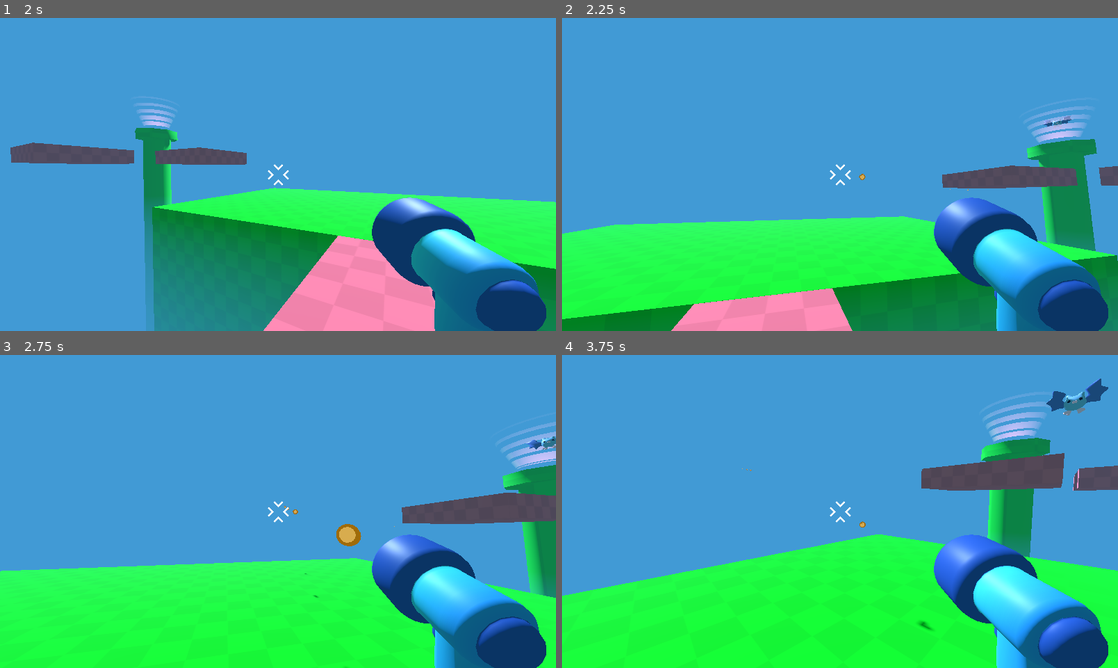
Above: before the commit, frames 1-4 (two rows, left to right).
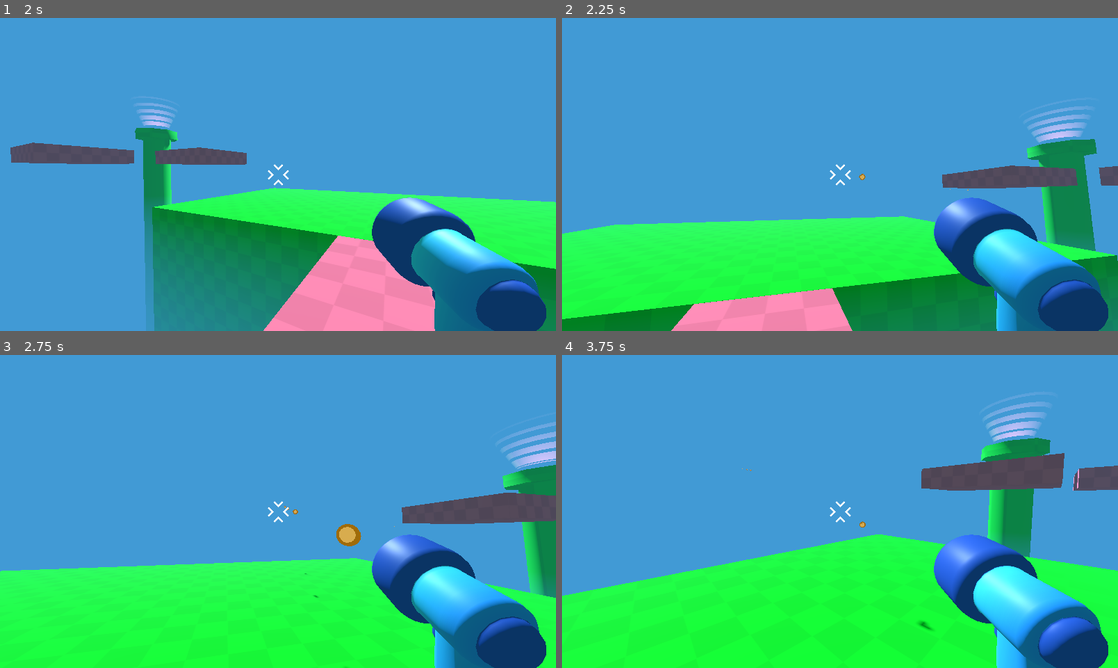
Above: after the commit, the same moments.

Repository: johnf008/Real3DGame
Game: Godot game, scene res://Game.tscn
The game is run twice, just before and just after one commit, with the same random seed, the same clock (stepped at 60 frames per second) and the same inputs.
Inputs (mouse positions are in pixels of both pictures, inside the frame that each line leads up to):
- Up to frame 1 (2 s): tap Enter at 0.5 s; move the mouse to (305, 174) at 0.52 s; press the mouse at (305, 174) at 0.53 s; hold W (move_forward) from 0.53 s (still down); tap Space (jump) at 0.77, 1.52 s; move the mouse to (250, 174) at 1.27 s; release the mouse at (250, 174) at 1.28 s; tap Shift (sprint) at 1.35 s
- Up to frame 2 (2.25 s): keep holding W (move_forward); move the mouse to (851, 168) at 2.02 s; press the mouse at (851, 168) at 2.03 s
- Up to frame 3 (2.75 s): keep holding W (move_forward)
- Up to frame 4 (3.75 s): keep holding W (move_forward); move the mouse to (834, 517) at 2.77 s; release the mouse at (834, 517) at 2.78 s; tap Shift (sprint) at 2.85 s; tap Space (jump) at 3.02 s; move the mouse to (878, 514) at 3.52 s; press the mouse at (878, 514) at 3.53 s

Frame 1 is identical in both runs. In frame 2, less than 0.1% of the frame differs, in the area x 86-92%, y 31-36%; in frame 3, 0.1%; in frame 4, 0.5%, in the area x 87-99%, y 7-20%.

Commit message:
Idk what i did, but somewhere along the road i disconnected the signal that allowed the bat to take damage. but it's fixed now :3

Diff:
--- a/level/vanishing_platform.tscn
+++ b/level/vanishing_platform.tscn
@@ -87,7 +87,7 @@
 
 [node name="Area3D" type="Area3D" parent="."]
 
-[node name="CollisionShape3D" type="CollisionShape3D" parent="Area3D"]
+[node name="Platform_Collision" type="CollisionShape3D" parent="Area3D"]
 transform = Transform3D(1, 0, 0, 0, 1, 0, 0, 0, 1, 0.071569, 0.0520403, 0.0212604)
 shape = SubResource("BoxShape3D_kwqiw")
 
--- a/mob/bat/bat_model.tscn
+++ b/mob/bat/bat_model.tscn
@@ -196,19 +196,19 @@
 script = ExtResource("2_vgr6s")
 
 [node name="Skeleton3D" parent="Armature" index="0"]
-bones/0/position = Vector3(0, -0.00666011, 0)
-bones/1/rotation = Quaternion(0.118389, 0.0526315, -0.600198, 0.789289)
-bones/2/rotation = Quaternion(-0.048825, -0.0191541, 0.366912, 0.928776)
-bones/3/rotation = Quaternion(-0.159837, 0.00326915, 0.273914, 0.948373)
-bones/4/rotation = Quaternion(0.118389, -0.0526315, 0.600198, 0.789289)
-bones/5/rotation = Quaternion(-0.048825, 0.0191541, -0.366912, 0.928776)
-bones/6/rotation = Quaternion(-0.159837, -0.00326915, -0.273914, 0.948373)
+bones/0/position = Vector3(0, -0.008319, 0)
+bones/1/rotation = Quaternion(-0.0316241, 0.191231, -0.685512, 0.701786)
+bones/2/rotation = Quaternion(-0.0630171, -0.0178378, 0.273001, 0.959782)
+bones/3/rotation = Quaternion(0.0334947, 0.0578495, 0.262127, 0.962715)
+bones/4/rotation = Quaternion(-0.0316241, -0.191231, 0.685512, 0.701786)
+bones/5/rotation = Quaternion(-0.0630171, 0.0178378, -0.273001, 0.959782)
+bones/6/rotation = Quaternion(0.0334947, -0.0578495, -0.262127, 0.962715)
 bones/7/position = Vector3(0.130992, -0.227392, -0.0878515)
 bones/7/rotation = Quaternion(0.261968, 0.0834552, 0.265751, 0.924005)
-bones/8/rotation = Quaternion(2.84263e-08, 0.542441, 0.840094, 2.02176e-08)
+bones/8/rotation = Quaternion(3.80405e-08, 0.688491, 0.725245, 1.70166e-08)
 bones/10/position = Vector3(-0.130992, -0.227392, -0.0878515)
 bones/10/rotation = Quaternion(0.261968, -0.0834552, -0.265751, 0.924005)
-bones/11/rotation = Quaternion(2.52265e-08, 0.542441, 0.840094, 4.39632e-08)
+bones/11/rotation = Quaternion(2.48508e-08, 0.688491, 0.725245, 3.79259e-08)
 
 [node name="bat" parent="Armature/Skeleton3D" index="0"]
 surface_material_override/0 = SubResource("StandardMaterial3D_vgr6s")
--- a/mob/spawner/mob_spawner_3d.gd
+++ b/mob/spawner/mob_spawner_3d.gd
@@ -7,7 +7,7 @@
 
 
 func _on_timer_timeout() -> void:
-	#var new_mob = mob_to_spawn.instantiate()
-	#add_child(new_mob)
-	#new_mob.global_position = marker_3d.global_position
+	var new_mob = mob_to_spawn.instantiate()
+	add_child(new_mob)
+	new_mob.global_position = marker_3d.global_position
 	pass
--- a/pipe.gd
+++ b/pipe.gd
@@ -7,7 +7,8 @@
 
 
 func _on_pipe_spawn_timer_timeout() -> void:
-	var new_mob = mob_to_spawn.instantiate()
-	add_child(new_mob)
-	new_mob.global_position = pipe_marker.global_position
-	print("Chat is this even executing?")
+	#var new_mob = mob_to_spawn.instantiate()
+	#add_child(new_mob)
+	#new_mob.global_position = pipe_marker.global_position
+	#print("Chat is this even executing?") yes
+	pass
--- a/player/bullet_3d.gd
+++ b/player/bullet_3d.gd
@@ -10,3 +10,9 @@
 	travelled_distance += SPEED * delta
 	if travelled_distance >= RANGE:
 		queue_free()
+
+
+func _on_body_entered(body: Node3D) -> void:
+	queue_free()
+	if body.has_method("take_damage"):
+		body.take_damage()
